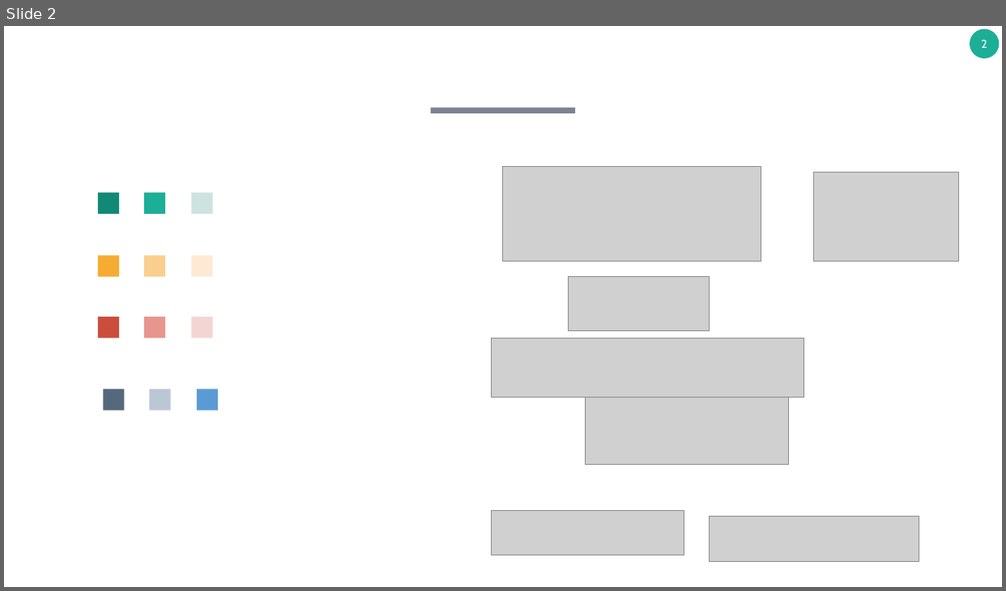
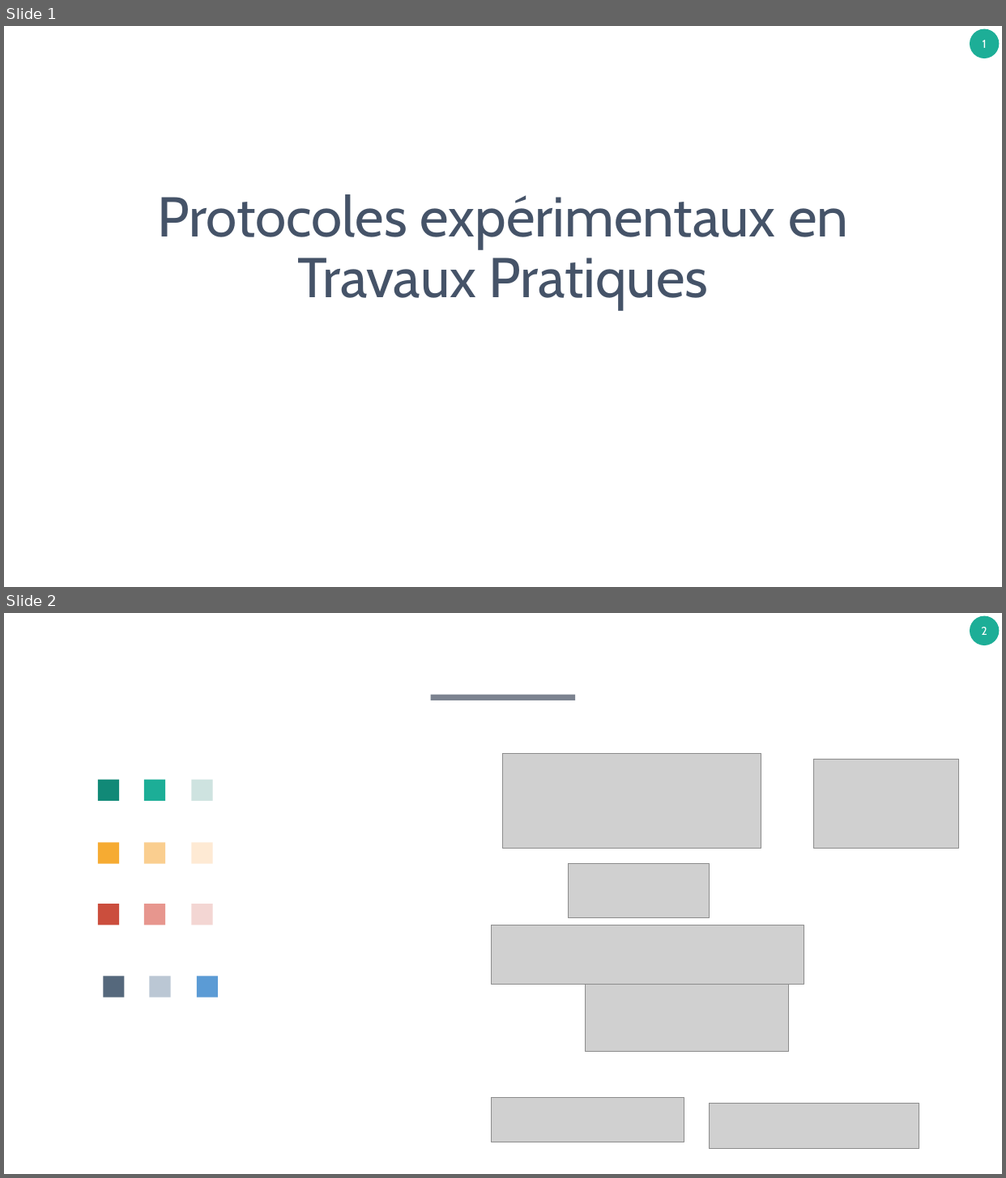
Before and after one commit to xpessoles/TP_Concours, a slide deck: Fiches_Protocoles/ProtocolesExpérimentaux.pptx. Shown one above the other, each under a label of ours: slide 2 before the commit, slides 1 and 2 after it. The pictures are 1006x591 and 1006x1178 pixels, drawn with LibreOffice and Linux fonts; fonts in the diff are those of the drawing; grey boxes stand for pictures. Boxes give left, top, right and bottom in pixels: in the first picture for what was removed or moved away, otherwise in the second. Text is boxed around its words. In the diff, an @@ line names an element or a change of style, - is before the commit and + after.

```diff
--- a/Fiches_Protocoles/ProtocolesExpérimentaux.pptx
+++ b/Fiches_Protocoles/ProtocolesExpérimentaux.pptx
@@ slide 1 added at (4, 26, 1002, 587), background #FFFFFF; not listed: 1 template element that a slide beside it also shows @@
@@ title added at (157, 194, 848, 310), 54 pt, text #455368 @@
+Protocoles expérimentaux en Travaux Pratiques
```
Also in this commit, not shown: 2 slides changed, 3 other slides added, 1 slide removed.
